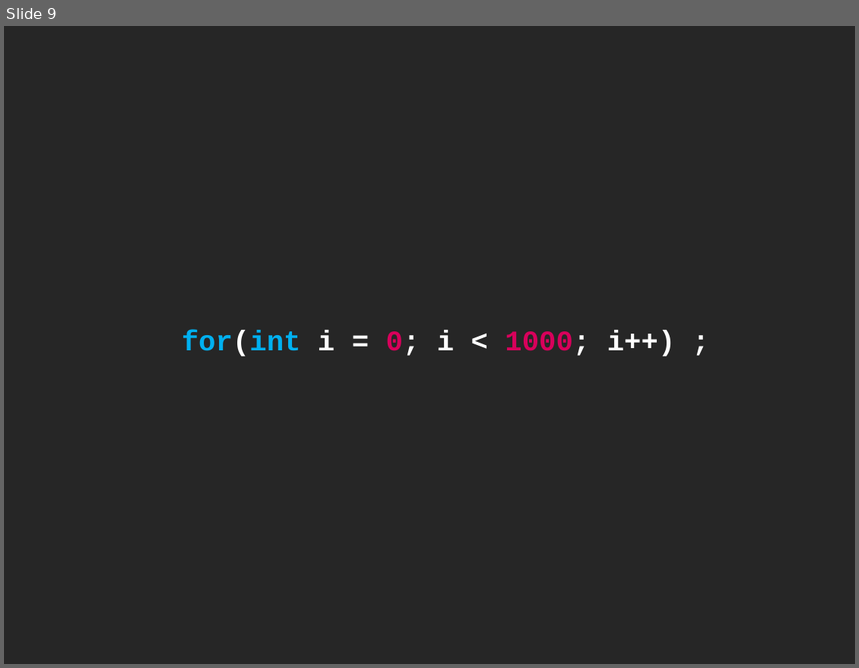
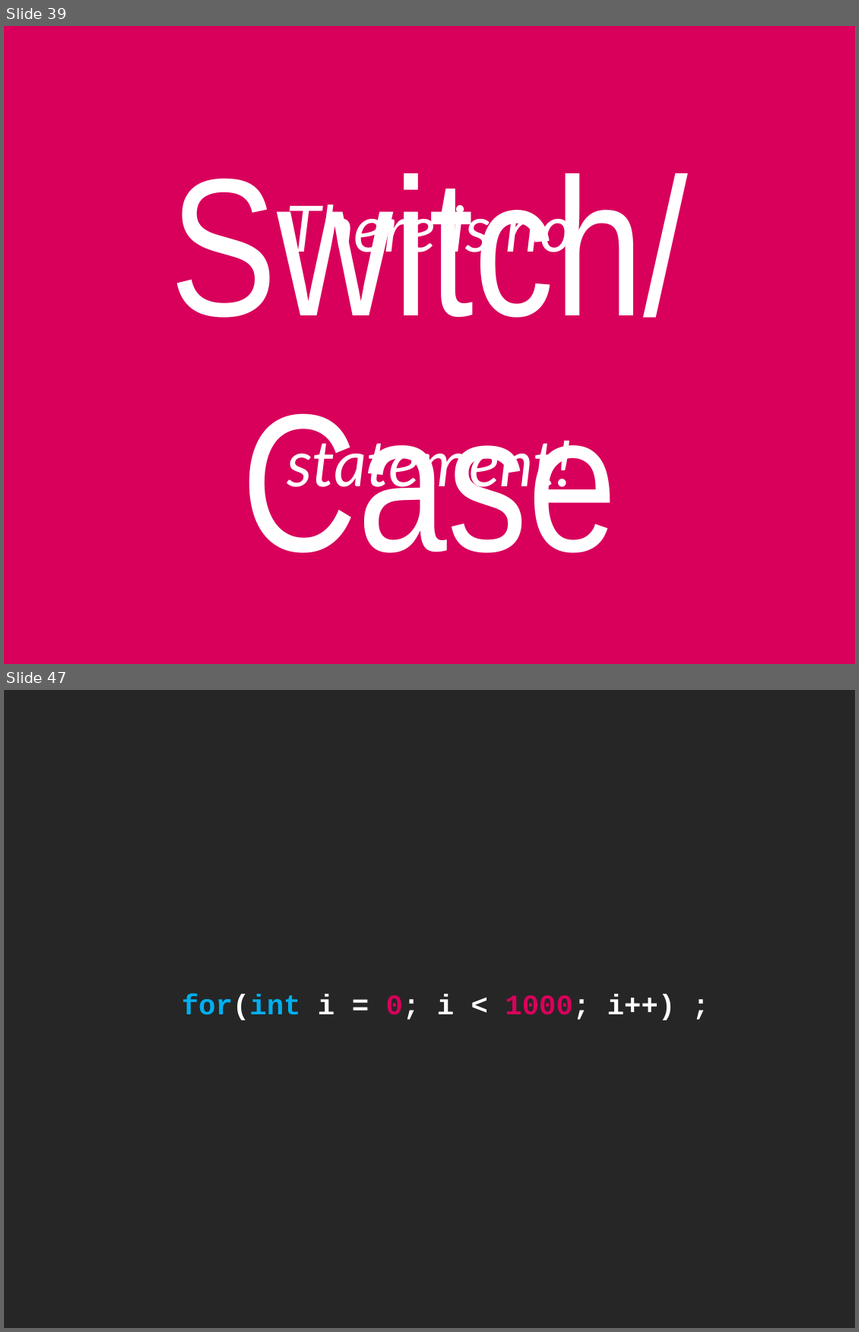
Before and after one commit to cessor/empathiccode, a slide deck: Python-BatteriesIncluded.pptx. Shown one above the other, each under a label of ours: slide 9 before the commit, slides 39 and 47 after it; the slides between them are not shown. The pictures are 859x668 and 859x1332 pixels, drawn with LibreOffice and Linux fonts; fonts in the diff are those of the drawing. Boxes give left, top, right and bottom in pixels: in the first picture for what was removed or moved away, otherwise in the second. Text is boxed around its words. In the diff, an @@ line names an element or a change of style, - is before the commit and + after.

```diff
--- a/Python-BatteriesIncluded.pptx
+++ b/Python-BatteriesIncluded.pptx
@@ slide 39 added at [4,26,855,664], background #D8005B @@
@@ title added at [170,173,689,553], 166 pt, text #FFFFFF @@
+Switch/Case
@@ text added at [286,197,572,264], 54 pt, text #FFFFFF, italic @@
+There is no
@@ text added at [287,432,572,499], 54 pt, text #FFFFFF, italic @@
+statement!
@@ what was slide 9 is now slide 47 @@
```
Also in this commit, not shown: 41 other slides added, 1 slide removed, 1 other file.
